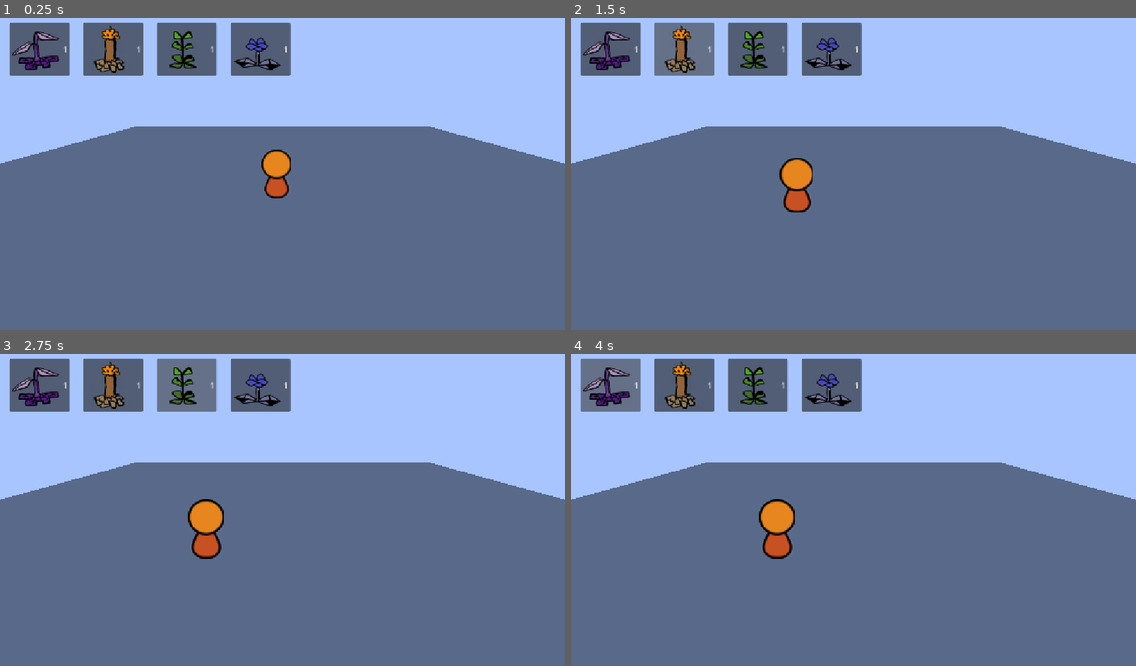
Above: before the commit, frames 1-4 (two rows, left to right).
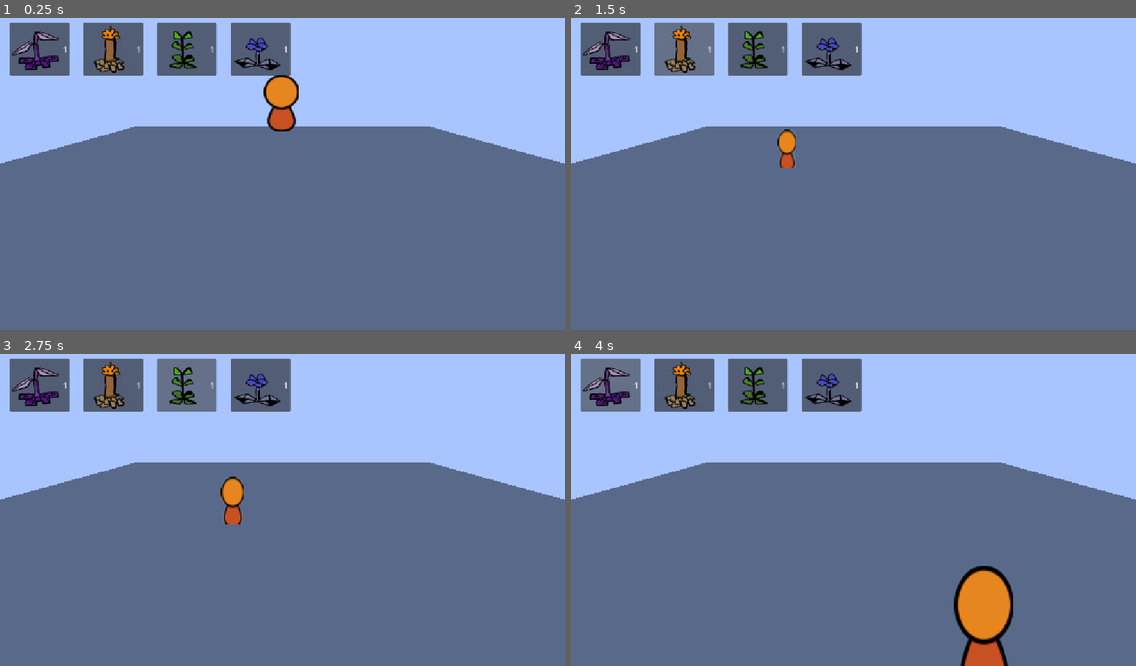
Above: after the commit, the same moments.

Repository: cjj1516/GrowTogether
Game: Godot game, scene res://world/world.tscn
Same seed, same stepped clock (60 frames per second), same inputs: the game is played once before the commit and once after it.
Inputs:
- Up to frame 1 (0.25 s): no input
- Up to frame 2 (1.5 s): click "1" at 0.5 s; click "1" at 1.25 s
- Up to frame 3 (2.75 s): click "1" at 2 s
- Up to frame 4 (4 s): click "1" at 2.75 s; click "1" at 3.5 s

The runs differ from the first frame. In frame 1, 1.6% of the frame differs, in the area x 46-53%, y 18-58%; in frame 2, 1.1%; in frame 3, 1.5%; in frame 4, 3.7%, in the area x 33-79%, y 46-100%.

Commit message:
NPC plant interaction + Weighted random spawning

Diff:
--- a/npcs/NPC.tscn
+++ b/npcs/NPC.tscn
@@ -17,8 +17,7 @@
 texture_purple = ExtResource("3_pnbr5")
 texture_green = ExtResource("4_3tsbl")
 texture_blue = ExtResource("5_qposl")
-edge_padding = 70.0
-wander_bounds = Rect2(-5, -5, 10, 10)
+edge_padding = 10.0
 
 [node name="CollisionShape3D" type="CollisionShape3D" parent="." unique_id=1773385299]
 transform = Transform3D(1, 0, 0, 0, 1, 0, 0, 0, 1, 0, 0.021972656, 0)
--- a/npcs/npc.gd
+++ b/npcs/npc.gd
@@ -15,9 +15,19 @@
 @export var move_speed: float = 3.0
 @export var edge_padding: float = 1.0
 #this stops the little character from going to the direct edge^
+@export var gravity: float = 9.8
+
+
+@export_category("Squash and Stretch")
+@export var stretch_amount: float = 0.25
+@export var bounce_frequency: float = 16.0
+
+var walk_anim_time: float = 0.0
+var base_sprite_scale: Vector3 = Vector3.ONE
+
 
 @export_category("Bounds")
-@export var wander_bounds: Rect2 = Rect2(-10,-10, 20, 20)
+@export var wander_bounds: Rect2 = Rect2(-2,-2, 6, 6)
 
 @onready var sprite_3d: Sprite3D = $Sprite3D
 
@@ -31,13 +41,15 @@
 # Called when the node enters the scene tree for the first time.
 func _ready() -> void:
 	set_color()
-
+	base_sprite_scale = sprite_3d.scale
 	pick_target()
 	pass
 
 
 # Called every frame. 'delta' is the elapsed time since the previous frame.
 func _physics_process(delta: float) -> void:
+
+
 	match current_state:
 		State.WANDERING:
 			handle_wander()
@@ -46,10 +58,17 @@
 		State.WANTPLANT:
 			handle_wantplant()
 		State.ATPLANT:
+			velocity.x = 0.0
+			velocity.z = 0.0
+			pass
+	if not is_on_floor():
+		velocity.y -= gravity * delta
+		current_state = State.IDLE
+	else:
 
-			pass
-
+		velocity.y = 0.0
 	move_and_slide()
+	squash_and_stretch(delta)
 
 func set_color() -> void:
 	#I <3 match statements
@@ -81,7 +100,6 @@
 	var random_z = randf_range(wander_bounds.position.y + edge_padding, wander_bounds.position.y + wander_bounds.size.y - edge_padding)
 	target_pos = Vector3(random_x, global_position.y, random_z)
 
-
 func action_decision() -> void:
 	#50% chance to water, 25 to wander 25 to idle
 	var availale_plant = get_plant()
@@ -98,25 +116,27 @@
 			current_state = State.WANDERING
 			pick_target()
 
-
 func handle_wander() -> void:
 	#flat so we can just ignore height difference
 	var target_flat = Vector3(target_pos.x, global_position.y, target_pos.z)
 	var direction = global_position.direction_to(target_flat)
-	velocity = direction * move_speed
+	velocity.x = direction.x * move_speed
+	velocity.z = direction.z * move_speed
 
-	if global_position.distance_to(target_pos) < 5.0:
-		velocity = Vector3.ZERO
+	var current_flat = Vector3(global_position.x, 0, global_position.z)
+	var target_flat_pos = Vector3(target_pos.x, 0, target_pos.z)
+	if current_flat.distance_to(target_flat_pos) < 0.2:
+		velocity.x = 0.0
+		velocity.z = 0.0
 		action_decision()
-
 
 func handle_idle(delta: float) -> void:
 	timer -= delta
-	velocity = Vector3.ZERO
+	velocity.x = 0.0
+	velocity.z = 0.0
 	if timer <= 0.0:
 		pick_target()
 		current_state = State.WANDERING
-
 
 func handle_wantplant() -> void:
 	if not is_instance_valid(plant_node):
@@ -126,10 +146,16 @@
 	var plant_flat = Vector3(plant_node.global_position.x, global_position.y,plant_node.global_position.z)
 	target_pos = plant_flat
 	var direction = global_position.direction_to(target_pos)
-	velocity = direction * move_speed
+	velocity.x = direction.x * move_speed
+	velocity.z = direction.z * move_speed
 
-	if global_position.distance_to(target_pos) < 1.0:
-		velocity = Vector3.ZERO
+	var current_flat = Vector3(global_position.x, 0, global_position.z)
+	var plant_flat_pos = Vector3(plant_node.global_position.x,0, plant_node.global_position.z)
+
+	if current_flat.distance_to(plant_flat_pos) < 1.0:
+		velocity.x = 0.0
+		velocity.z = 0.0
+
 		current_state = State.ATPLANT
 		plant_node.water_plant()
 		give_seeds()
@@ -137,19 +163,33 @@
 		var pause_timer = get_tree().create_timer(randf_range(2,3))
 		pause_timer.timeout.connect(done_interacting)
 
-
 func done_interacting() -> void:
 	plant_node = null
 	pick_target()
 	current_state = State.WANDERING
 
+func give_seeds() -> void:
 
-func give_seeds() -> void:
 	var sprite = plant_node.get_node("Sprite") as Sprite3D
 	var texture_path = sprite.texture.resource_path
 	var file_name = texture_path.get_file().get_basename()
 
 	var world_node = get_tree().current_scene
 	var seeds_to_give = randi_range(0, 2)
+
 	world_node.add_plant_to_inventory(file_name, seeds_to_give)
 	world_node.attempt_to_select_what_to_plant(file_name)
+
+func squash_and_stretch(delta:float) -> void:
+	if velocity.length_squared() > 0.1 and current_state != State.IDLE:
+		walk_anim_time += delta * bounce_frequency
+
+		#sine wave for stretching
+		var stretch = sin(walk_anim_time) * stretch_amount
+
+		sprite_3d.scale.y = base_sprite_scale.y * (1.0 + stretch)
+		sprite_3d.scale.x = base_sprite_scale.x * (1.0 - stretch * 0.5)
+		sprite_3d.scale.z = base_sprite_scale.x * (1.0 - stretch * 0.5)
+	else:
+		walk_anim_time = 0.0
+		sprite_3d.scale = sprite_3d.scale.lerp(base_sprite_scale, delta * 12.0)
--- /dev/null
+++ b/world/SpawnManager.gd
@@ -0,0 +1,84 @@
+extends Node3D
+class_name SpawnManager
+
+
+@export_category("Spawning settings")
+@export var npc_scene: PackedScene
+@export var spawn_interval_min: float = 10.0
+@export var spawn_interval_max: float = 15.0
+
+@export_category("Plant Weights")
+@export var base_weight: float = 1.0
+@export var weight_per_plant: float = 2.0
+
+var spawn_timer: Timer
+# Called when the node enters the scene tree for the first time.
+func _ready() -> void:
+	setup_timer()
+	pass # Replace with function body.
+
+func _on_spawn_timeout() -> void:
+	spawn_npc()
+	start_random_timer()
+
+
+func setup_timer() -> void:
+	spawn_timer = Timer.new()
+	add_child(spawn_timer)
+	spawn_timer.one_shot = true
+	spawn_timer.timeout.connect(_on_spawn_timeout)
+	start_random_timer()
+
+func start_random_timer() -> void:
+	var wait_time = randf_range(spawn_interval_min, spawn_interval_max)
+	spawn_timer.start(wait_time)
+
+
+func get_weighted_random_color() -> Npc.NpcColor:
+	var counts = {
+		Npc.NpcColor.ORANGE: 0,
+		Npc.NpcColor.PURPLE: 0,
+		Npc.NpcColor.GREEN: 0,
+		Npc.NpcColor.BLUE: 0,
+
+	}
+
+	var world_node = get_tree().current_scene
+	if world_node and "plant_list" in world_node:
+		for plant in world_node.plant_list:
+			#loops through worlds plant list
+			if is_instance_valid(plant):
+					var sprite = plant.get_node_or_null("Sprite") as Sprite3D
+					if sprite and sprite.texture:
+						var t_name = sprite.texture.resource_path.to_lower()
+						if "yellow" in t_name: counts[Npc.NpcColor.ORANGE] += 1
+						elif "red" in t_name: counts[Npc.NpcColor.PURPLE] += 1
+						elif "green" in t_name: counts[Npc.NpcColor.GREEN] += 1
+						elif "blue" in t_name: counts[Npc.NpcColor.BLUE] += 1
+	var colors: Array[Npc.NpcColor] = [Npc.NpcColor.ORANGE, Npc.NpcColor.PURPLE, Npc.NpcColor.GREEN, Npc.NpcColor.BLUE]
+	var weights: Array[float] = []
+	var total_weight = 0.0
+
+	#loops through the colors to determine weight
+	for col in colors:
+		var w = base_weight + (counts[col] * weight_per_plant)
+		weights.append(w)
+		total_weight += w
+	var roll = randf() * total_weight
+	var current_sum = 0.0
+
+	#loops through weights, adds them to a total and when the roll is within or below the total picks that color
+	for i in range(colors.size()):
+		current_sum += weights[i]
+		if roll <= current_sum:
+			return colors[i]
+	#orange fallback just incase
+	return Npc.NpcColor.ORANGE
+
+func spawn_npc() -> void:
+	var chosen_color = get_weighted_random_color()
+	var npc_instance = npc_scene.instantiate() as Npc
+	npc_instance.npc_color = chosen_color
+
+	get_tree().current_scene.add_child(npc_instance)
+	npc_instance.global_position = global_position
--- a/world/world.tscn
+++ b/world/world.tscn
@@ -3,6 +3,7 @@
 [ext_resource type="Script" uid="uid://du4j8i8ian83a" path="res://world/world.gd" id="1_tcf2h"]
 [ext_resource type="Script" uid="uid://r7kwpuujdfhn" path="res://world/camera.gd" id="2_4717r"]
 [ext_resource type="PackedScene" uid="uid://be64fexypk4tr" path="res://npcs/NPC.tscn" id="2_tcf2h"]
+[ext_resource type="Script" uid="uid://b1r7psnaet1b6" path="res://world/SpawnManager.gd" id="4_h5o24"]
 
 [sub_resource type="Environment" id="Environment_oracd"]
 background_mode = 1
@@ -23,9 +24,12 @@
 use_collision = true
 size = Vector3(1, 0.1484375, 1)
 
+[node name="GUI" type="CanvasLayer" parent="." unique_id=2131960766]
+
 [node name="NPC" parent="." unique_id=1856237465 instance=ExtResource("2_tcf2h")]
-transform = Transform3D(1, 0, 0, 0, 1, 0, 0, 0, 1, 0, 0.22344637, 0)
-move_speed = 1.0
-edge_padding = 10.0
+transform = Transform3D(1, 0, 0, 0, 1, 0, 0, 0, 1, 0, 1.8046875, 0)
 
-[node name="GUI" type="CanvasLayer" parent="." unique_id=2131960766]
+[node name="SpawnManager" type="Node3D" parent="." unique_id=630684527]
+transform = Transform3D(1, 0, 0, 0, 1, 0, 0, 0, 1, 0, 5.0468616, 0)
+script = ExtResource("4_h5o24")
+npc_scene = ExtResource("2_tcf2h")
Not shown, added: world/SpawnManager.gd.uid
